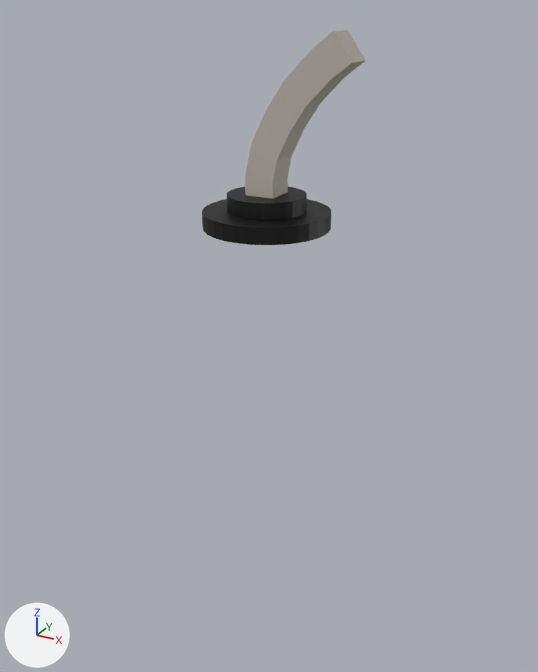
A saved change to the glTF model giereczka/models/bomba.glb.
Before and after are seen from a 50 mm camera at (1.71, -3.09, 2.03) aimed at (0.0, 0.03, 0.47). Lighting does not change. The marker at lower left points along +X, +Y and +Z. The first picture is the older version. Where no turn or scale is listed for an object, it has been applied to the vertices.
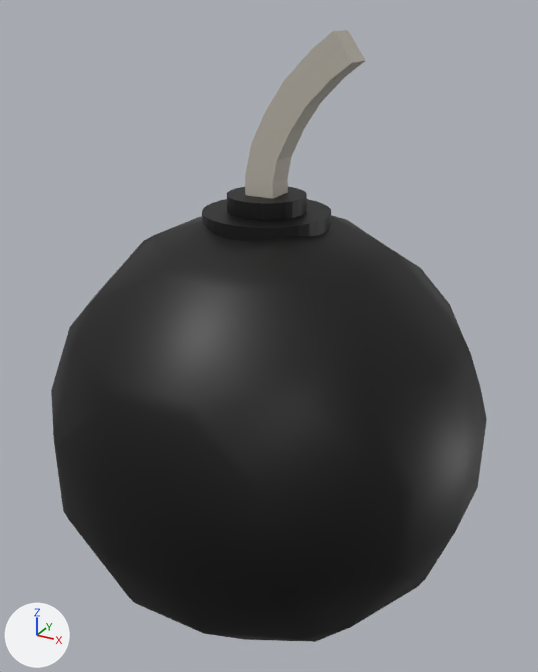
Boxes (x1, y1, x2, y2) around the edits, measured in the pictures (538 x 672 px):
'Mball.001', added (black): after (51, 215, 487, 642)

The change in detail:
Mesh me_mesh is new.
It has 144 vertices, 284 faces and spans x -1.12..1.12, y -1.12..1.12, z -1.12..1.12.
It uses material mat_material_001 (black #000000).
Object 'Mball.001' (ob_mball_001) is new; it shows me_mesh.
Its location is (0.0, 0.0, 0.0).
